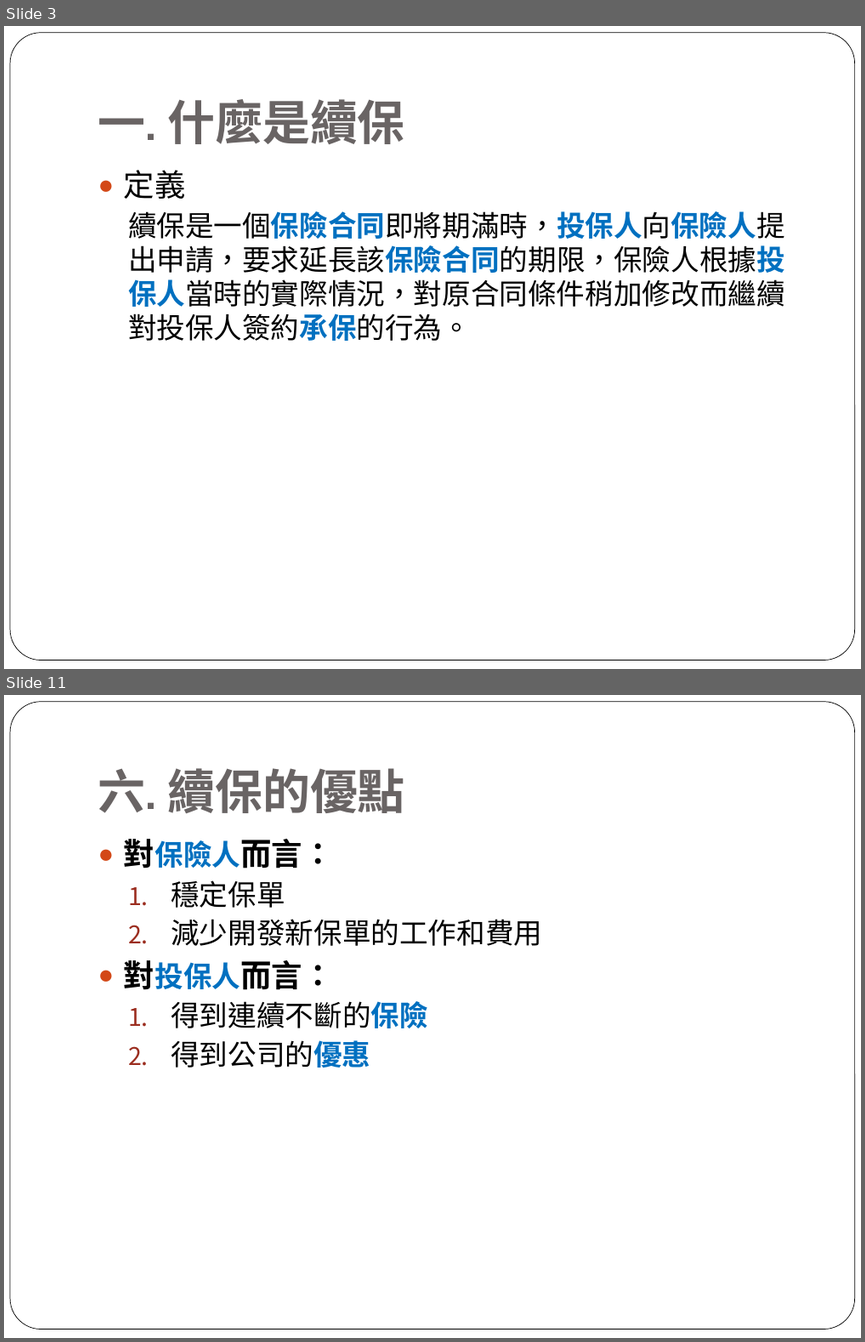
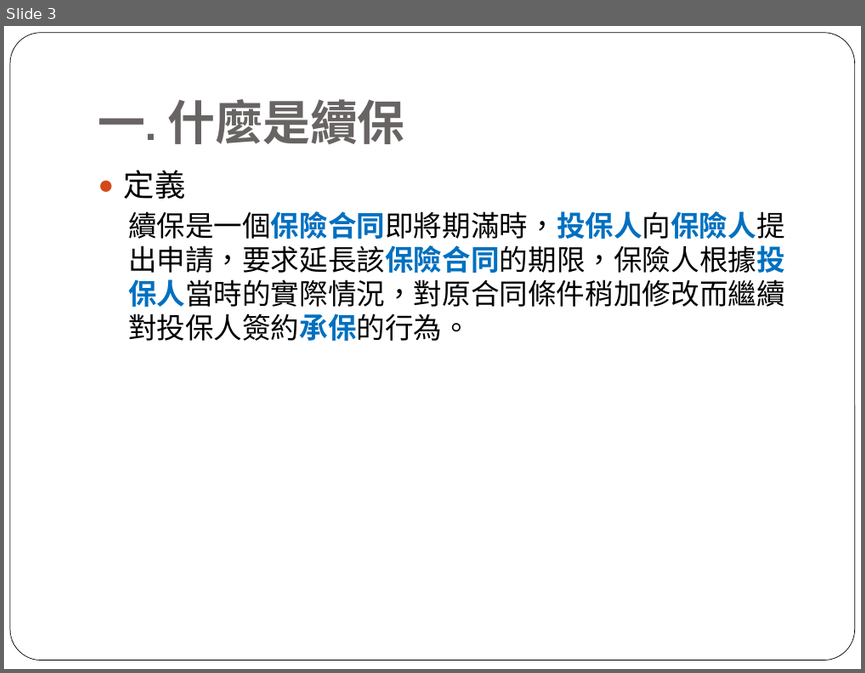
Before and after one commit to tale123456789/Resource, a slide deck: 續保作業.pptx. Shown one above the other, each under a label of ours: slides 3 and 11 before the commit, slide 3 after it; the slides between them are not shown. The pictures are 865x1342 and 865x673 pixels, drawn with LibreOffice and Linux fonts; fonts in the diff are those of the drawing. Boxes give left, top, right and bottom in pixels: in the first picture for what was removed or moved away, otherwise in the second. Text is boxed around its words. In the diff, an @@ line names an element or a change of style, - is before the commit and + after.

```diff
--- a/續保作業.pptx
+++ b/續保作業.pptx
@@ slide 11 removed at (4, 695, 861, 1338), background #FFFFFF; not listed: 1 template element that a slide beside it also shows @@
@@ title removed at (98, 768, 405, 813) @@
-六. 續保的優點
@@ text removed at (124, 839, 542, 1067) @@
-● 對保險人而言：
-  1. 穩定保單
-  2. 減少開發新保單的工作和費用
-● 對投保人而言：
-  1. 得到連續不斷的保險
-  2. 得到公司的優惠
```
Also in this commit, not shown: 8 slides changed, 14 slides added, 8 other slides removed, 1 other file.
